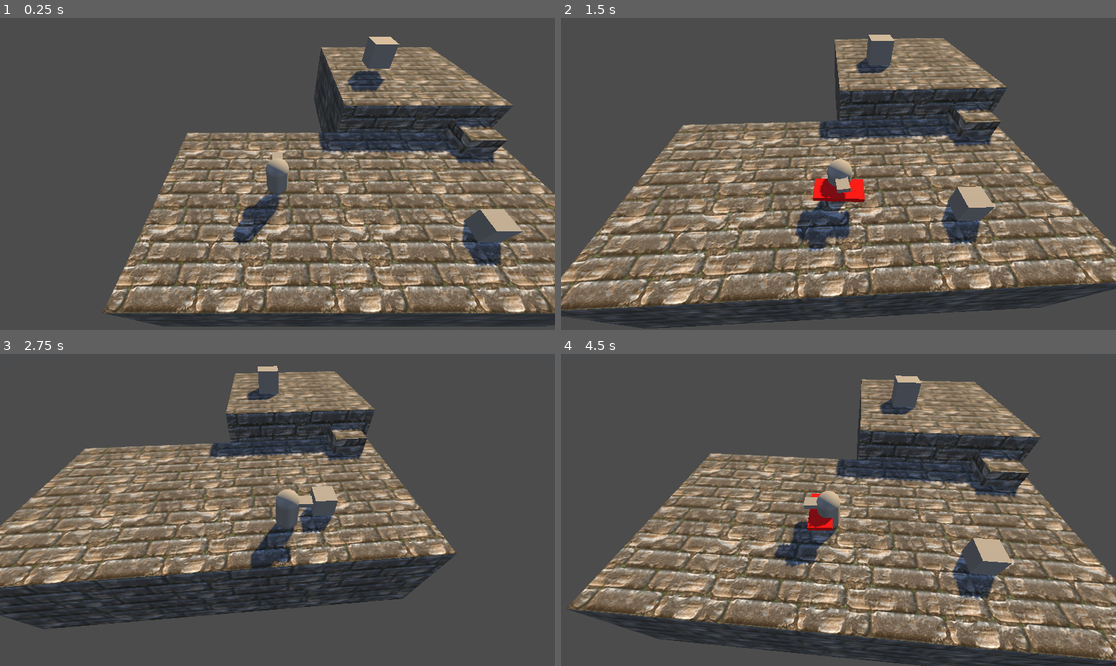
Above: before the commit, frames 1-4 (two rows, left to right).
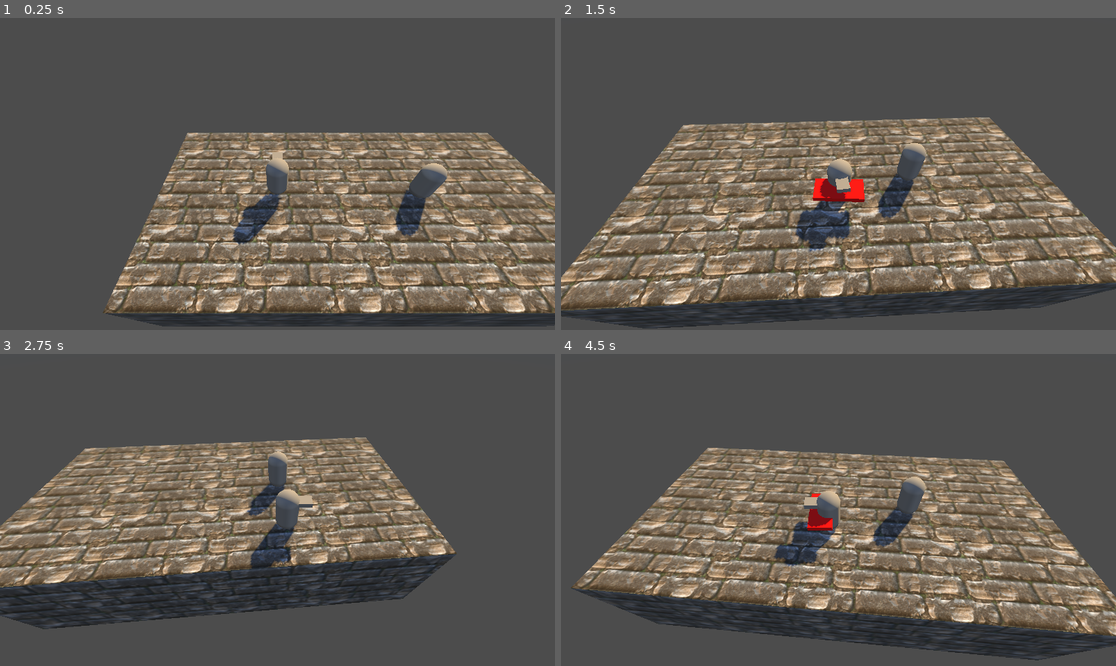
Above: after the commit, the same moments.

Repository: OmegaBaum/Punk_Pirates
Game: Godot game, scene res://Scenes/main.tscn
Same seed, same stepped clock (60 frames per second), same inputs: the game is played once before the commit and once after it. A sky picture missing from this copy of the repository is replaced by a grey-blue gradient.
Inputs (mouse positions are in pixels of both pictures, inside the frame that each line leads up to):
- Up to frame 1 (0.25 s): no input
- Up to frame 2 (1.5 s): move the mouse to (960, 158) at 0.52 s; hold D (right) 0.53-1.28 s; click (960, 158) at 0.6 s; tap Space (jump) at 0.77 s; move the mouse to (727, 189) at 1.27 s; hold S (down) from 1.28 s (still down); click (727, 189) at 1.35 s
- Up to frame 3 (2.75 s): tap Space (jump) at 1.52 s; move the mouse to (333, 441) at 2.02 s; release S (down) at 2.03 s; hold D (right) from 2.03 s (still down); click (333, 441) at 2.1 s
- Up to frame 4 (4.5 s): move the mouse to (810, 572) at 2.77 s; release D (right) at 2.78 s; hold W (up) 2.78-3.53 s; click (810, 572) at 2.85 s; tap Space (jump) at 3.02, 3.77 s; move the mouse to (1005, 556) at 3.52 s; hold A (left) from 3.53 s (still down); click (1005, 556) at 3.6 s; move the mouse to (672, 463) at 4.27 s; click (672, 463) at 4.35 s

The runs differ from the first frame. In frame 1, 11% of the frame differs, in the area x 56-95%, y 6-80%; in frame 2, 10%; in frame 3, 7.1%; in frame 4, 45%, in the area x 1-100%, y 6-100%.

Commit message:
implement an enemy with health
no AI is implemented yet

Diff:
--- /dev/null
+++ b/legal_simulator_1/Scenes/enemy.gd
@@ -0,0 +1,16 @@
+extends Node3D
+
+
+const SPEED = 5.0
+const JUMP_VELOCITY = 4.5
+
+var health: int = 20
+
+func _physics_process(delta: float) -> void:
+	pass
+
+func on_hit(dmg: int):
+	health -= dmg
+	if (health <= 0):
+		queue_free()
+	print(health)
--- a/legal_simulator_1/Scenes/main.tscn
+++ b/legal_simulator_1/Scenes/main.tscn
@@ -1,10 +1,10 @@
-[gd_scene load_steps=24 format=3 uid="uid://btydx8d7os386"]
+[gd_scene load_steps=16 format=3 uid="uid://btydx8d7os386"]
 
 [ext_resource type="Script" path="res://scripts/player.gd" id="1_6qlxa"]
 [ext_resource type="Script" path="res://scripts/camera.gd" id="2_wauon"]
 [ext_resource type="Texture2D" uid="uid://bm1vench0uwnv" path="res://textures/Bricks_01-512x512.png" id="3_o766e"]
 [ext_resource type="Texture2D" uid="uid://b2tnugsngadad" path="res://textures/skyboxes/syferfontein_1d_clear_puresky.jpg" id="4_ec3yc"]
-[ext_resource type="Script" path="res://scripts/sensor.gd" id="5_kvicl"]
+[ext_resource type="PackedScene" uid="uid://c7yd7pt2qjsyx" path="res://objects/enemy.tscn" id="5_ouvbm"]
 
 [sub_resource type="CapsuleShape3D" id="CapsuleShape3D_8hcyo"]
 
@@ -25,22 +25,6 @@
 lightmap_size_hint = Vector2i(104, 106)
 material = SubResource("StandardMaterial3D_b5jwx")
 size = Vector3(20, 5, 10)
-
-[sub_resource type="BoxShape3D" id="BoxShape3D_75nkc"]
-size = Vector3(10, 5, 10)
-
-[sub_resource type="BoxMesh" id="BoxMesh_hji3w"]
-lightmap_size_hint = Vector2i(104, 106)
-material = SubResource("StandardMaterial3D_b5jwx")
-size = Vector3(10, 5, 10)
-
-[sub_resource type="BoxShape3D" id="BoxShape3D_y5gn5"]
-size = Vector3(2, 1, 2)
-
-[sub_resource type="BoxMesh" id="BoxMesh_uwobc"]
-lightmap_size_hint = Vector2i(104, 106)
-material = SubResource("StandardMaterial3D_b5jwx")
-size = Vector3(2, 1, 2)
 
 [sub_resource type="GDScript" id="GDScript_pqk0h"]
 script/source = "extends Node
@@ -72,18 +56,6 @@
 ssao_enabled = true
 ssao_radius = 2.0
 ssil_enabled = true
-
-[sub_resource type="PhysicsMaterial" id="PhysicsMaterial_e4qpw"]
-friction = 0.0
-rough = true
-
-[sub_resource type="BoxMesh" id="BoxMesh_6ujfv"]
-size = Vector3(1.5, 1.5, 1.5)
-
-[sub_resource type="BoxShape3D" id="BoxShape3D_frlny"]
-size = Vector3(1.5, 1.5, 1.5)
-
-[sub_resource type="BoxMesh" id="BoxMesh_15x5n"]
 
 [node name="Node3D" type="Node3D"]
 
@@ -132,47 +104,11 @@
 [node name="MeshInstance3D" type="MeshInstance3D" parent="StaticBody3D"]
 mesh = SubResource("BoxMesh_aaave")
 
-[node name="StaticBody3D2" type="StaticBody3D" parent="."]
-transform = Transform3D(1, 0, 0, 0, 1, 0, 0, 0, 1, 9, 2, -10)
-
-[node name="CollisionShape3D" type="CollisionShape3D" parent="StaticBody3D2"]
-shape = SubResource("BoxShape3D_75nkc")
-
-[node name="MeshInstance3D" type="MeshInstance3D" parent="StaticBody3D2"]
-mesh = SubResource("BoxMesh_hji3w")
-
-[node name="StaticBody3D3" type="StaticBody3D" parent="."]
-transform = Transform3D(1, 0, 0, 0, 1, 0, 0, 0, 1, 12, 3, -4)
-
-[node name="CollisionShape3D" type="CollisionShape3D" parent="StaticBody3D3"]
-shape = SubResource("BoxShape3D_y5gn5")
-
-[node name="MeshInstance3D" type="MeshInstance3D" parent="StaticBody3D3"]
-mesh = SubResource("BoxMesh_uwobc")
-
 [node name="Interactive" type="Node3D" parent="."]
 script = SubResource("GDScript_pqk0h")
 
 [node name="WorldEnvironment" type="WorldEnvironment" parent="."]
 environment = SubResource("Environment_lxbsm")
 
-[node name="character" type="CharacterBody3D" parent="."]
-transform = Transform3D(1, 0, 0, 0, 1, 0, 0, 0, 1, 7, 4, 0)
-
-[node name="Box" type="RigidBody3D" parent="."]
-transform = Transform3D(1, 0, 0, 0, 1, 0, 0, 0, 1, 7, 7, -9.5)
-physics_material_override = SubResource("PhysicsMaterial_e4qpw")
-
-[node name="MeshInstance3D" type="MeshInstance3D" parent="Box"]
-mesh = SubResource("BoxMesh_6ujfv")
-
-[node name="CollisionShape3D" type="CollisionShape3D" parent="Box"]
-shape = SubResource("BoxShape3D_frlny")
-
-[node name="Sensor" type="Node3D" parent="." node_paths=PackedStringArray("item_to_sense")]
-transform = Transform3D(1, 0, 0, 0, 1, 0, 0, 0, 1, 9, 3, 2)
-script = ExtResource("5_kvicl")
-item_to_sense = NodePath("../Box")
-
-[node name="MeshInstance3D" type="MeshInstance3D" parent="Sensor"]
-mesh = SubResource("BoxMesh_15x5n")
+[node name="Enemy" parent="." instance=ExtResource("5_ouvbm")]
+transform = Transform3D(1, 0, 0, 0, 1, 0, 0, 0, 1, 7, 3.5, 0)
--- /dev/null
+++ b/legal_simulator_1/objects/enemy.tscn
@@ -0,0 +1,23 @@
+[gd_scene load_steps=4 format=3 uid="uid://c7yd7pt2qjsyx"]
+
+[ext_resource type="Script" path="res://Scenes/enemy.gd" id="1_odg71"]
+
+[sub_resource type="CapsuleMesh" id="CapsuleMesh_dlor2"]
+
+[sub_resource type="CapsuleShape3D" id="CapsuleShape3D_p5r71"]
+
+[node name="Enemy" type="CharacterBody3D"]
+script = ExtResource("1_odg71")
+
+[node name="MeshInstance3D" type="MeshInstance3D" parent="."]
+mesh = SubResource("CapsuleMesh_dlor2")
+
+[node name="CollisionShape3D" type="CollisionShape3D" parent="."]
+shape = SubResource("CapsuleShape3D_p5r71")
+
+[node name="HitBox" type="Area3D" parent="."]
+collision_layer = 3
+collision_mask = 3
+
+[node name="CollisionShape3D2" type="CollisionShape3D" parent="HitBox"]
+shape = SubResource("CapsuleShape3D_p5r71")
--- a/legal_simulator_1/objects/hurt_box.tscn
+++ b/legal_simulator_1/objects/hurt_box.tscn
@@ -14,7 +14,7 @@
 
 [node name="HurtBox" type="Area3D"]
 collision_layer = 2
-collision_mask = 0
+collision_mask = 2
 script = ExtResource("1_jcyrc")
 
 [node name="MeshInstance3D" type="MeshInstance3D" parent="."]
@@ -28,4 +28,5 @@
 one_shot = true
 autostart = true
 
+[connection signal="area_entered" from="." to="." method="_on_area_entered"]
 [connection signal="timeout" from="Timer" to="." method="_on_timer_timeout"]
--- a/legal_simulator_1/scripts/hurt_box.gd
+++ b/legal_simulator_1/scripts/hurt_box.gd
@@ -1,6 +1,6 @@
 extends Area3D
 
-var leckeier = 5
+@export var damage: int = 5
 
 # Called when the node enters the scene tree for the first time.
 func _ready() -> void:
@@ -14,3 +14,12 @@
 
 func _on_timer_timeout() -> void:
 	queue_free()
+
+
+func _on_area_entered(hitbox: Area3D) -> void:
+	print(hitbox)
+	if hitbox == null || hitbox.owner == null:
+		return
+
+	if hitbox.owner.has_method("on_hit"):
+		hitbox.owner.on_hit(damage)
--- a/legal_simulator_1/scripts/player.gd
+++ b/legal_simulator_1/scripts/player.gd
@@ -25,7 +25,6 @@
 	if Input.is_action_just_pressed("fire1"):
 		var p = projectile.instantiate()
 		get_parent().add_child(p)
-		print(p)
 		p.position = projectile_spawner.global_position
 		p.rotation = projectile_spawner.global_rotation
 
